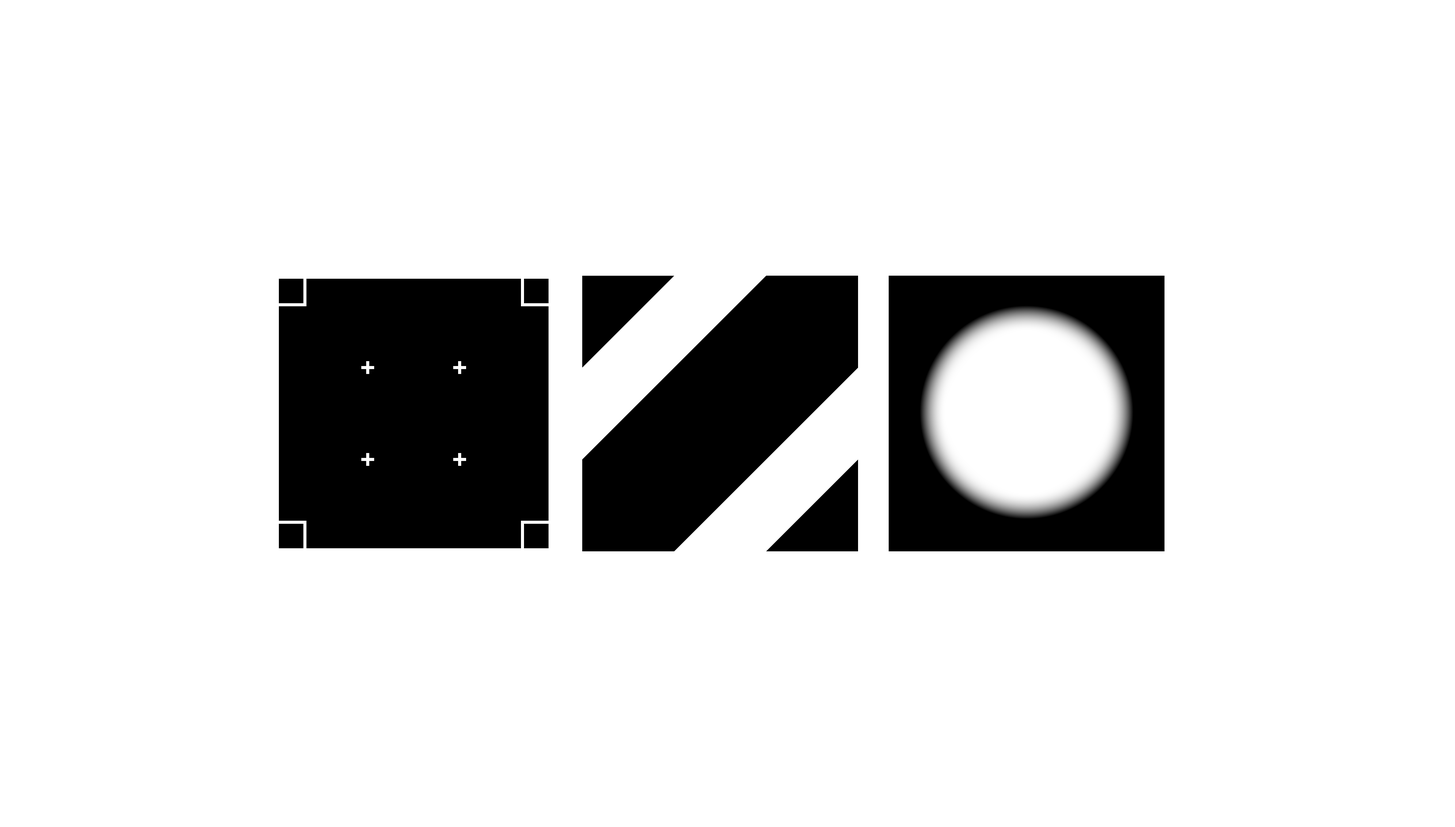
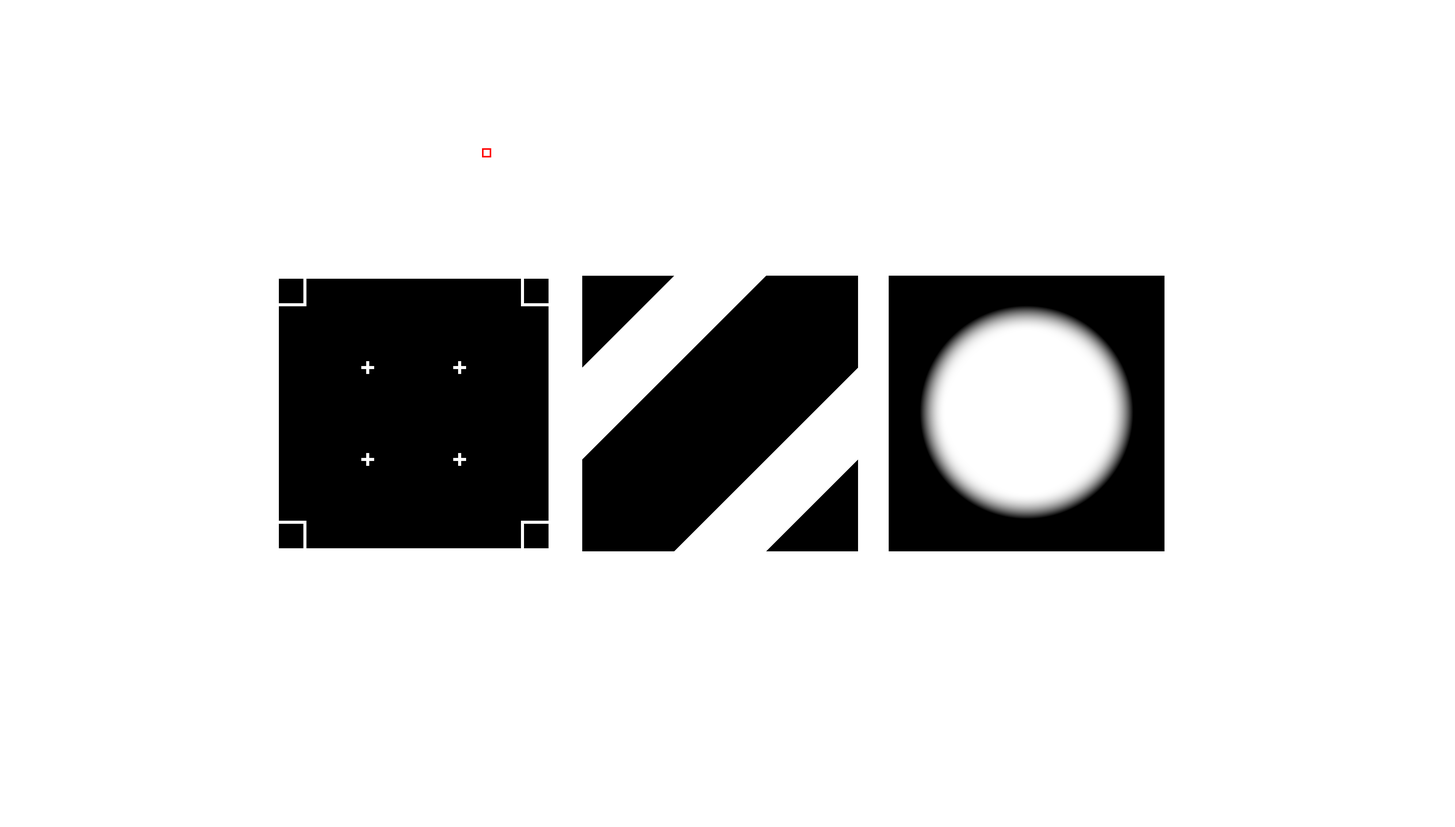
Before/after of a 1455x827 layered artwork. What changed in the layer stack:
added group "background" with 1 layers above "Artboard 1" over [481, 148, 492, 158]
added layer "Rectangle 5" in group "background" over [481, 148, 492, 158]
